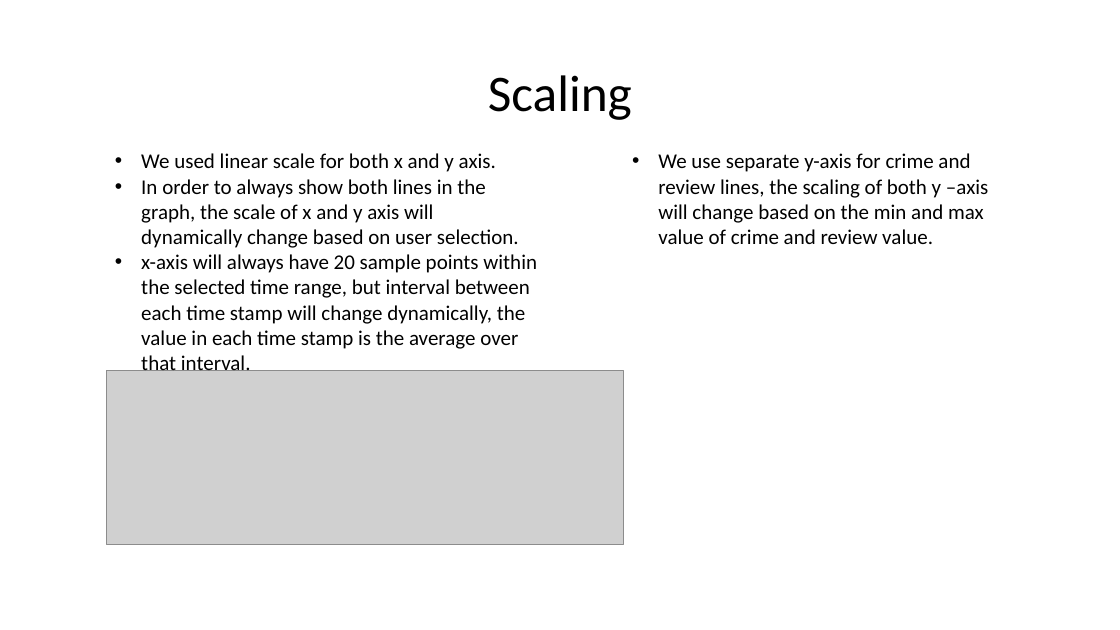
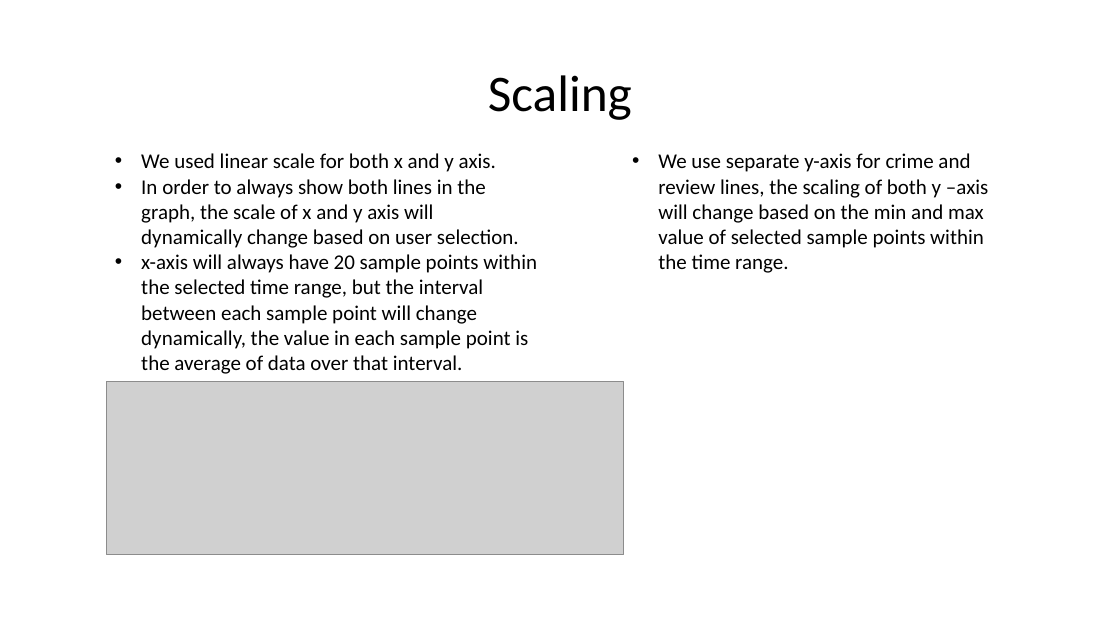
Before and after one commit to leochen4891/DataVizClassProject, a slide deck: slide 17 of v1.pptx. Drawn at 1120x630 pixels with LibreOffice and Linux fonts; fonts in the diff are those of the drawing; grey boxes stand for pictures. Boxes give left, top, right and bottom in pixels: in the first picture for what was removed or moved away, otherwise in the second. Text is boxed around its words. In the diff, an @@ line names an element or a change of style, - is before the commit and + after.

Commit message:
time chart size fix

```diff
--- a/v1.pptx
+++ b/v1.pptx
@@ text at <box>658,153,988,273</box>: text changed @@
-• We use separate y-axis for crime and review lines, the scaling of both y –axis will change based on the min and max value of crime and review value.
+• We use separate y-axis for crime and review lines, the scaling of both y –axis will change based on the min and max value of selected sample points within the time range.
@@ text at <box>141,254,537,374</box>: text changed @@
-• x-axis will always have 20 sample points within the selected time range, but interval between each time stamp will change dynamically, the value in each time stamp is the average over that interval.
+• x-axis will always have 20 sample points within the selected time range, but the interval between each sample point will change dynamically, the value in each sample point is the average of data over that interval.
@@ picture: place and size @@
-picture at <box>107,371,624,544</box>
+picture at <box>107,381,624,555</box>
```
Also in this commit, not shown: 3 other slides changed, 3 other files.
